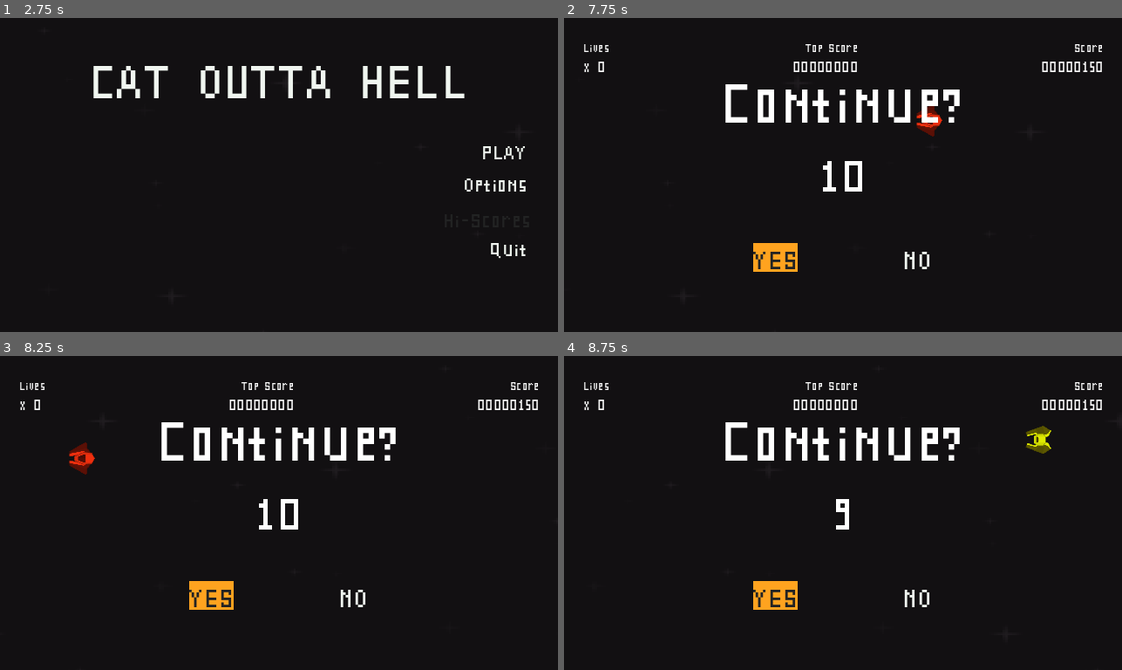
Above: before the commit, frames 1-4 (two rows, left to right).
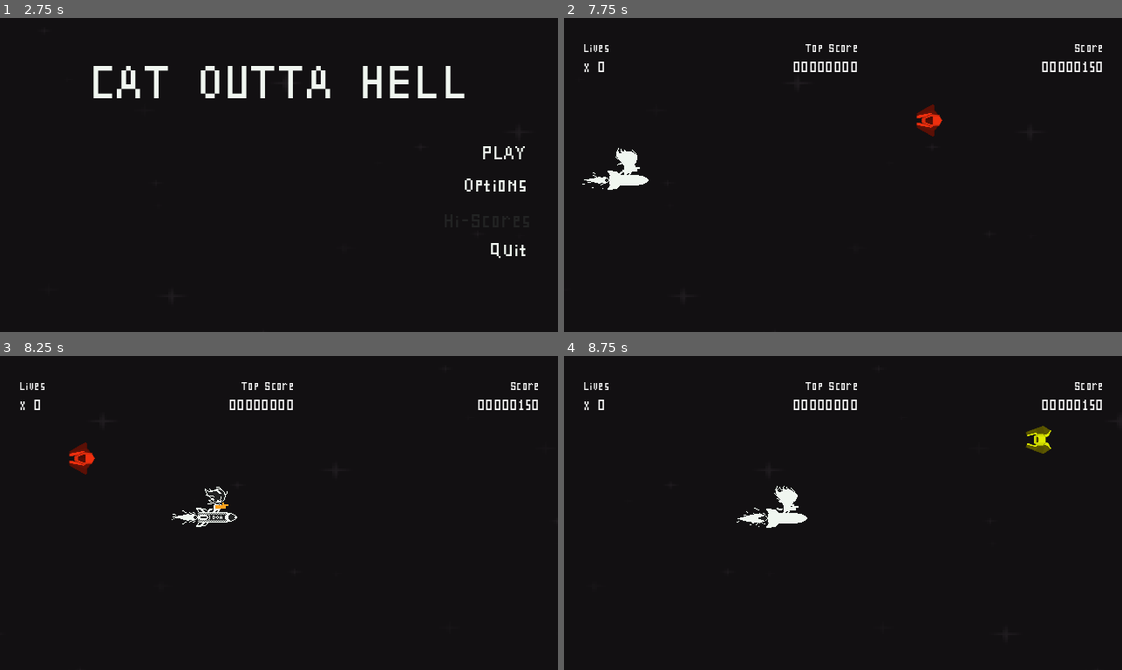
Above: after the commit, the same moments.

Repository: rnakkas/GodotSandbox
Game: Godot game, scene res://ShmupSandbox/Main/Scenes/main.tscn
Same seed, same stepped clock (60 frames per second), same inputs: the game is played once before the commit and once after it.
Inputs (mouse positions are in pixels of both pictures, inside the frame that each line leads up to):
- Up to frame 1 (2.75 s): click "Options" at 0.5 s; click "Back" at 1.25 s; click "Hi-Scores" at 2 s
- Up to frame 2 (7.75 s): click "PLAY" at 2.75 s; move the mouse to (965, 159) at 3.52 s; hold D (move_right) 3.53-4.28 s; hold Space (shoot) 3.53-4.28 s; move the mouse to (731, 190) at 4.27 s; hold S (move_down) 4.28-5.03 s; tap Space (shoot) at 4.35, 5.85 s; move the mouse to (898, 105) at 5.02 s; hold D (move_right) 5.03-5.78 s; hold Space (shoot) 5.03-5.78 s; move the mouse to (815, 237) at 5.77 s; hold W (move_up) 5.78-6.53 s; move the mouse to (1010, 222) at 6.52 s; hold A (move_left) 6.53-7.25 s; hold Space (shoot) 6.53-7.25 s; tap Escape (pause) at 7.15 s; click "Resume" at 7.25 s
- Up to frame 3 (8.25 s): click (212, 594) at 8 s, where only the run before the commit has a clickable "YES"
- Up to frame 4 (8.75 s): no input

Frame 1 is identical in both runs. In frame 2, 3.6% of the frame differs, in the area x 3-71%, y 21-81%; in frame 3, 3.3%; in frame 4, 3.4%.

Commit message:
Hooked up yes button on continue screen

Diff:
--- a/ShmupSandbox/Autoloads/player_data.gd
+++ b/ShmupSandbox/Autoloads/player_data.gd
@@ -1,6 +1,6 @@
 extends Node
 
-const _player_max_lives : int = 0
+const _player_max_lives : int = 1
 
 var player_lives : int
 
--- a/ShmupSandbox/Autoloads/signals_bus.gd
+++ b/ShmupSandbox/Autoloads/signals_bus.gd
@@ -6,8 +6,6 @@
 signal spawn_player(pos : Vector2, can_be_invincible : bool)
 signal player_shooting(bullet_scene:PackedScene, locations:Array[Vector2])
 signal player_lives_depleted()
-## TODO: signals for continuing game from continue screen
-signal continue_game_score_deduction(score : int)
 signal continue_game_player_respawn()
 
 func score_when_hit(score : int) -> void:
@@ -22,8 +20,11 @@
 func player_spawn_event(pos : Vector2, can_be_invincible : bool) -> void:
 	spawn_player.emit(pos, can_be_invincible)
 
-func player_shooting_event(bullet_scene:PackedScene, locations:Array[Vector2]):
+func player_shooting_event(bullet_scene:PackedScene, locations:Array[Vector2]) -> void:
 	player_shooting.emit(bullet_scene, locations)
 
-func player_lives_depleted_event():
+func player_lives_depleted_event() -> void:
 	player_lives_depleted.emit()
+
+func continue_game_player_respawn_event() -> void:
+	continue_game_player_respawn.emit()
--- a/ShmupSandbox/Autoloads/ui_utility.gd
+++ b/ShmupSandbox/Autoloads/ui_utility.gd
@@ -19,7 +19,7 @@
 			_remove_highlight_from_ui_element(ui_elements_list[element])
 
 
-func press_selected_button_element(selected_element : Button) -> void:
+func selected_button_element_press_animation(selected_element : Button) -> void:
 	_remove_highlight_from_ui_element(selected_element)
 	selected_element.focus_mode = Control.FOCUS_NONE
 	await get_tree().create_timer(0.2).timeout
--- a/ShmupSandbox/Main/Scripts/player_spawner.gd
+++ b/ShmupSandbox/Main/Scripts/player_spawner.gd
@@ -19,6 +19,7 @@
 func _connect_to_signals() -> void:
 	SignalsBus.player_died.connect(_on_player_death)
 	SignalsBus.spawn_player.connect(_on_player_spawn)
+	SignalsBus.continue_game_player_respawn.connect(_on_continue_game_player_respawn)
 
 
 ####
@@ -34,6 +35,8 @@
 	player.can_be_invincible = can_be_invincible
 	add_player_to_game.emit(player)
 
+func _on_continue_game_player_respawn() -> void:
+	spawn_player_sprite("respawn")
 
 ####
 
--- a/ShmupSandbox/UI/Scenes/ui_layer.tscn
+++ b/ShmupSandbox/UI/Scenes/ui_layer.tscn
@@ -47,5 +47,7 @@
 [connection signal="options_button_pressed" from="pause_menu" to="." method="_on_pause_menu_options_button_pressed"]
 [connection signal="quit_button_pressed" from="pause_menu" to="." method="_on_pause_menu_quit_button_pressed"]
 [connection signal="resume_button_pressed" from="pause_menu" to="." method="_on_pause_menu_resume_button_pressed"]
+[connection signal="no_button_pressed" from="continue_screen" to="." method="_on_continue_screen_no_button_pressed"]
+[connection signal="yes_button_pressed" from="continue_screen" to="." method="_on_continue_screen_yes_button_pressed"]
 [connection signal="no_button_pressed" from="confirm_dialog" to="." method="_on_confirm_dialog_no_button_pressed"]
 [connection signal="yes_button_pressed" from="confirm_dialog" to="." method="_on_confirm_dialog_yes_button_pressed"]
--- a/ShmupSandbox/UI/Scripts/confirm_dialog.gd
+++ b/ShmupSandbox/UI/Scripts/confirm_dialog.gd
@@ -1,4 +1,4 @@
-class_name confirm_dialog extends Control
+class_name ConfirmDialog extends Control
 
 @onready var yes_button : Button = %yes_button
 @onready var no_button : Button = %no_button
@@ -27,7 +27,7 @@
 ####
 
 func _on_yes_button_pressed() -> void:
-	await UiUtility.press_selected_button_element(yes_button)
+	await UiUtility.selected_button_element_press_animation(yes_button)
 	yes_button_pressed.emit(dialog_label_main.text)
 
 
@@ -40,7 +40,7 @@
 
 
 func _on_no_button_pressed() -> void:
-	await UiUtility.press_selected_button_element(no_button)
+	await UiUtility.selected_button_element_press_animation(no_button)
 	no_button_pressed.emit()
 
 
--- a/ShmupSandbox/UI/Scripts/continue_screen.gd
+++ b/ShmupSandbox/UI/Scripts/continue_screen.gd
@@ -5,7 +5,11 @@
 @onready var yes_button : Button = %yes_button
 @onready var no_button : Button = %no_button
 
-var continue_time : int = 10
+signal yes_button_pressed()
+signal no_button_pressed()
+
+var max_continue_time : int = 10
+var continue_time : int
 const tick_time : int = 1
 var ui_elements_list : Array[Control] = []
 
@@ -25,6 +29,7 @@
 	)
 
 func start_countdown() -> void:
+	continue_time = max_continue_time
 	continue_time_left.text = str(continue_time)
 	tick_timer.wait_time = tick_time
 	tick_timer.start()
@@ -43,8 +48,21 @@
 ####
 
 func _on_yes_button_pressed() -> void:
-	print("continue yes") # TODO: Reset lives to max, deduct score by 10%, respawn player
+	## Reset player lives to max
 	PlayerData.set_player_lives_to_max()
+
+	## Reduce player's current score by 10%
+	PlayerData.player_score = int(round(PlayerData.player_score * 0.9)) ## Round off to neared int
+
+	## Turn off the continue screen
+	await UiUtility.selected_button_element_press_animation(yes_button)
+
+	## Set hud values
+	yes_button_pressed.emit()
+
+	## Respawn player
+	SignalsBus.continue_game_player_respawn_event()
+
 
 func _on_yes_button_focus_entered() -> void:
 	UiUtility.highlight_selected_element(ui_elements_list, yes_button)
--- a/ShmupSandbox/UI/Scripts/main_menu.gd
+++ b/ShmupSandbox/UI/Scripts/main_menu.gd
@@ -1,4 +1,4 @@
-class_name main_menu extends Control
+class_name MainMenu extends Control
 
 @onready var play_button: Button = %play_button
 @onready var options_button: Button = %options_button
@@ -36,7 +36,7 @@
 
 ## Play button
 func _on_play_button_pressed() -> void:
-	await UiUtility.press_selected_button_element(play_button)
+	await UiUtility.selected_button_element_press_animation(play_button)
 	play_button_pressed.emit()
 
 
@@ -49,7 +49,7 @@
 
 ## Options button
 func _on_options_button_pressed() -> void:
-	await UiUtility.press_selected_button_element(options_button)
+	await UiUtility.selected_button_element_press_animation(options_button)
 	options_button_pressed.emit()
 
 func _on_options_button_focus_entered() -> void:
@@ -61,7 +61,7 @@
 
 ## Hi scores button
 func _on_hi_scores_button_pressed() -> void:
-	await UiUtility.press_selected_button_element(hi_scores_button) ## TODO: Doesn't do anything yet
+	await UiUtility.selected_button_element_press_animation(hi_scores_button) ## TODO: Doesn't do anything yet
 	hi_scores_button_pressed.emit()
 
 func _on_hi_scores_button_focus_entered() -> void:
@@ -73,7 +73,7 @@
 
 ## Quit button
 func _on_quit_button_pressed() -> void:
-	await UiUtility.press_selected_button_element(quit_button)
+	await UiUtility.selected_button_element_press_animation(quit_button)
 	quit_button_pressed.emit()
 
 func _on_quit_button_focus_entered() -> void:
--- a/ShmupSandbox/UI/Scripts/options_menu.gd
+++ b/ShmupSandbox/UI/Scripts/options_menu.gd
@@ -1,4 +1,4 @@
-class_name options_menu extends Control
+class_name OptionsMenu extends Control
 
 @onready var sound_label : Label = %sound_label
 @onready var sound_volume_slider: HSlider = %sound_volume_slider
@@ -62,7 +62,7 @@
 	UiUtility.highlight_selected_element(ui_elements_list, back_button)
 
 func _on_back_button_pressed() -> void:
-	await UiUtility.press_selected_button_element(back_button)
+	await UiUtility.selected_button_element_press_animation(back_button)
 	back_button_pressed.emit()
 
 func _on_back_button_mouse_entered() -> void:
--- a/ShmupSandbox/UI/Scripts/pause_menu.gd
+++ b/ShmupSandbox/UI/Scripts/pause_menu.gd
@@ -1,4 +1,4 @@
-class_name pause_menu extends Control
+class_name PauseMenu extends Control
 
 @onready var resume_button: Button = %resume_button
 @onready var options_button: Button = %options_button
@@ -33,7 +33,7 @@
 
 ## Resume button
 func _on_resume_button_pressed() -> void:
-	await UiUtility.press_selected_button_element(resume_button)
+	await UiUtility.selected_button_element_press_animation(resume_button)
 	resume_button_pressed.emit()
 
 func _on_resume_button_focus_entered() -> void:
@@ -45,7 +45,7 @@
 
 ## Options button
 func _on_options_button_pressed() -> void:
-	await UiUtility.press_selected_button_element(options_button)
+	await UiUtility.selected_button_element_press_animation(options_button)
 	options_button_pressed.emit()
 
 func _on_options_button_focus_entered() -> void:
@@ -57,7 +57,7 @@
 
 ## Main Menu button ## TODO: Create popup asking player to confirm return to main menu
 func _on_main_menu_button_pressed() -> void:
-	await UiUtility.press_selected_button_element(main_menu_button)
+	await UiUtility.selected_button_element_press_animation(main_menu_button)
 	main_menu_button_pressed.emit()
 
 func _on_main_menu_button_focus_entered() -> void:
@@ -69,7 +69,7 @@
 
 ## Quit button
 func _on_quit_button_pressed() -> void:
-	await UiUtility.press_selected_button_element(quit_button)
+	await UiUtility.selected_button_element_press_animation(quit_button)
 	quit_button_pressed.emit()
 
 func _on_quit_button_focus_entered() -> void:
--- a/ShmupSandbox/UI/Scripts/player_hud.gd
+++ b/ShmupSandbox/UI/Scripts/player_hud.gd
@@ -1,4 +1,4 @@
-class_name player_hud extends Control
+class_name PlayerHud extends Control
 
 @onready var score_value : Label = %score_value
 @onready var player_lives_value : Label = %lives_value
--- a/ShmupSandbox/UI/Scripts/ui_layer.gd
+++ b/ShmupSandbox/UI/Scripts/ui_layer.gd
@@ -1,10 +1,10 @@
 class_name ui_layer extends CanvasLayer
 
-@onready var main_menu_ui : main_menu = %main_menu
-@onready var options_menu_ui : options_menu = %options_menu
-@onready var pause_menu_ui : pause_menu = %pause_menu
-@onready var player_hud_ui : player_hud = %player_hud
-@onready var confirm_dialog_ui : confirm_dialog = %confirm_dialog
+@onready var main_menu : MainMenu = %main_menu
+@onready var options_menu : OptionsMenu = %options_menu
+@onready var pause_menu : PauseMenu = %pause_menu
+@onready var player_hud : PlayerHud = %player_hud
+@onready var confirm_dialog : ConfirmDialog = %confirm_dialog
 @onready var continue_screen : ContinueScreen = %continue_screen
 
 signal game_started()
@@ -15,7 +15,7 @@
 	MAIN_MENU,
 	OPTIONS_MENU,
 	PAUSE_MENU,
-	PLAYER_HUD_UI,
+	PLAYER_HUD,
 	CONFIRM_DIALOG,
 	CONTINUE_SCREEN
 }
@@ -26,13 +26,13 @@
 	self.process_mode = Node.PROCESS_MODE_ALWAYS
 
 	## Turn visibility on for main menu
-	main_menu_ui.visible = true
+	main_menu.visible = true
 
 	## Turn visibility off for all other ui
-	options_menu_ui.visible = false
-	pause_menu_ui.visible = false
-	player_hud_ui.visible = false
-	confirm_dialog_ui.visible = false
+	options_menu.visible = false
+	pause_menu.visible = false
+	player_hud.visible = false
+	confirm_dialog.visible = false
 	continue_screen.visible = false
 
 	SignalsBus.player_lives_depleted.connect(_on_player_lives_depleted)
@@ -40,7 +40,7 @@
 
 func _input(event: InputEvent) -> void:
 	if event.is_action_pressed("pause"):
-		if !main_menu_ui.visible && !options_menu_ui.visible && !pause_menu_ui.visible && !continue_screen.visible:
+		if !main_menu.visible && !options_menu.visible && !pause_menu.visible && !continue_screen.visible:
 			_toggle_ui(ui_type.PAUSE_MENU)
 			get_tree().paused = true
 
@@ -52,11 +52,11 @@
 	game_started.emit()
 
 	## Grab fresh player data on game start
-	player_hud_ui.player_lives_value.text = "x " + str(PlayerData.player_lives)
-	player_hud_ui.score_value.text = str(PlayerData.player_score).pad_zeros(8)
+	player_hud.player_lives_value.text = "x " + str(PlayerData.player_lives)
+	player_hud.score_value.text = str(PlayerData.player_score).pad_zeros(8)
 
 	_toggle_ui(ui_type.MAIN_MENU)
-	_toggle_ui(ui_type.PLAYER_HUD_UI)
+	_toggle_ui(ui_type.PLAYER_HUD)
 
 	is_game_running = true
 
@@ -97,12 +97,12 @@
 
 
 func _on_pause_menu_main_menu_button_pressed() -> void:
-	confirm_dialog_ui.dialog_label_main.text = UiUtility.dialog_return_to_main_menu
+	confirm_dialog.dialog_label_main.text = UiUtility.dialog_return_to_main_menu
 	_toggle_ui(ui_type.CONFIRM_DIALOG)
 
 
 func _on_pause_menu_quit_button_pressed() -> void:
-	confirm_dialog_ui.dialog_label_main.text = UiUtility.dialog_quit
+	confirm_dialog.dialog_label_main.text = UiUtility.dialog_quit
 	_toggle_ui(ui_type.CONFIRM_DIALOG)
 
 
@@ -114,7 +114,7 @@
 		UiUtility.dialog_return_to_main_menu:
 			_toggle_ui(ui_type.CONFIRM_DIALOG)
 			_toggle_ui(ui_type.PAUSE_MENU)
-			_toggle_ui(ui_type.PLAYER_HUD_UI)
+			_toggle_ui(ui_type.PLAYER_HUD)
 			_toggle_ui(ui_type.MAIN_MENU)
 
 			get_tree().paused = false
@@ -127,7 +127,7 @@
 
 func _on_confirm_dialog_no_button_pressed() -> void:
 	_toggle_ui(ui_type.CONFIRM_DIALOG)
-	pause_menu_ui.resume_button.grab_focus()
+	pause_menu.resume_button.grab_focus()
 
 
 ####
@@ -136,6 +136,13 @@
 func _on_player_lives_depleted() -> void:
 	_toggle_ui(ui_type.CONTINUE_SCREEN)
 
+func _on_continue_screen_no_button_pressed() -> void:
+	pass # Replace with function body.
+
+func _on_continue_screen_yes_button_pressed() -> void:
+	_toggle_ui(ui_type.CONTINUE_SCREEN)
+	player_hud.player_lives_value.text = "x " + str(PlayerData._player_max_lives)
+	player_hud.score_value.text = str(PlayerData.player_score).pad_zeros(8)
 
 ####
 
@@ -145,18 +152,18 @@
 
 	match menu_type:
 		ui_type.MAIN_MENU:
-			ui_element = main_menu_ui
+			ui_element = main_menu
 			ui_element.play_button.grab_focus()
 		ui_type.OPTIONS_MENU:
-			ui_element = options_menu_ui
+			ui_element = options_menu
 			ui_element.sound_volume_slider.grab_focus()
-		ui_type.PLAYER_HUD_UI:
-			ui_element = player_hud_ui
+		ui_type.PLAYER_HUD:
+			ui_element = player_hud
 		ui_type.PAUSE_MENU:
-			ui_element = pause_menu_ui
+			ui_element = pause_menu
 			ui_element.resume_button.grab_focus()
 		ui_type.CONFIRM_DIALOG:
-			ui_element = confirm_dialog_ui
+			ui_element = confirm_dialog
 			ui_element.no_button.grab_focus()
 		ui_type.CONTINUE_SCREEN:
 			ui_element = continue_screen
